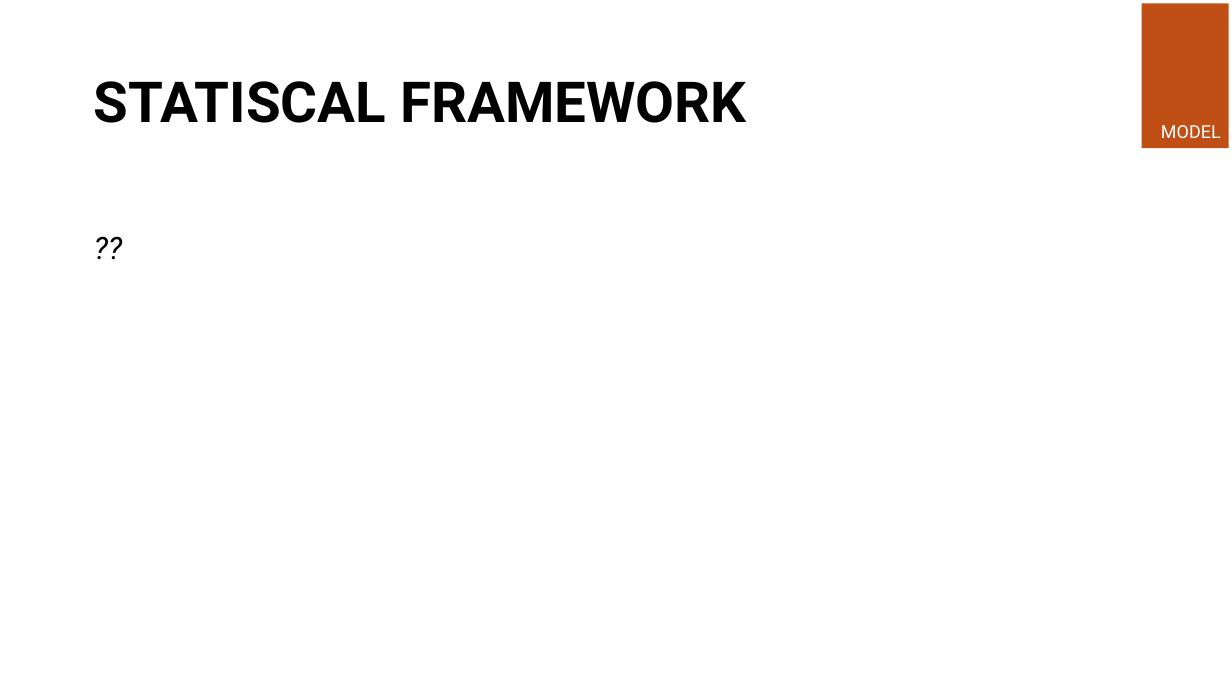
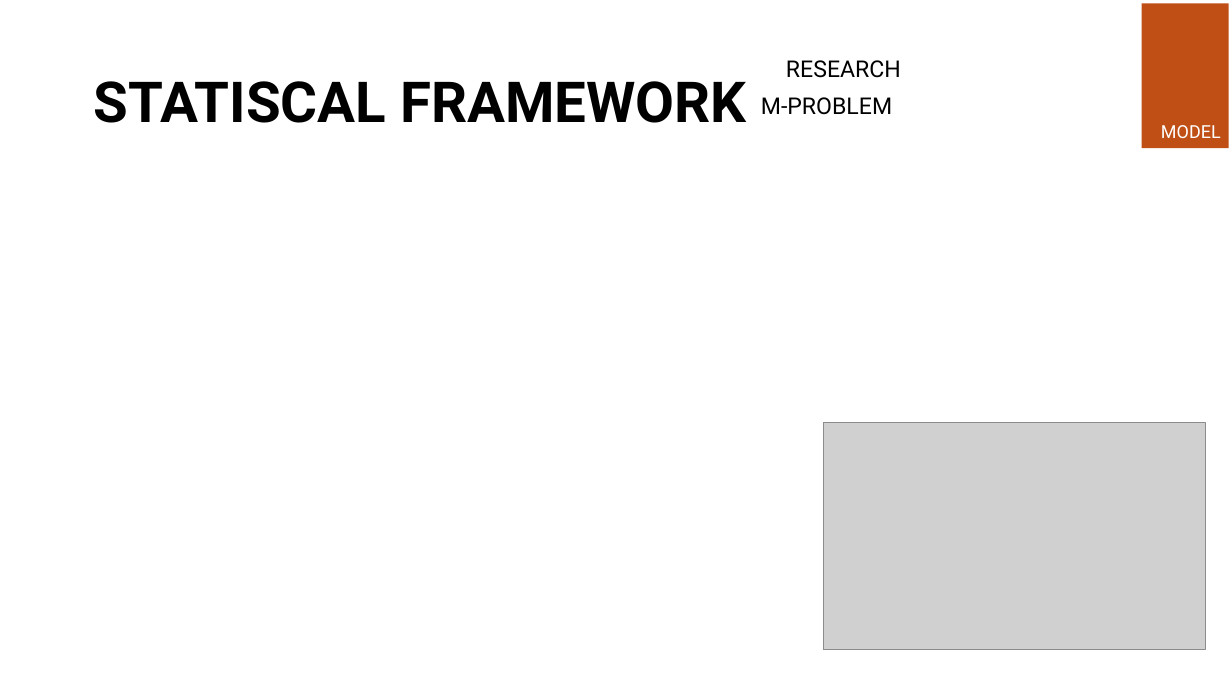
Before and after one commit to ijoshdavis/KSU-STAT-7100_MCSP, a slide deck: slide 4 of deliverables/Week 8 - Presentation.pptx. Drawn at 1232x693 pixels with LibreOffice and Linux fonts; fonts in the diff are those of the drawing; grey boxes stand for pictures. Boxes give left, top, right and bottom in pixels: in the first picture for what was removed or moved away, otherwise in the second. Text is boxed around its words. In the diff, an @@ line names an element or a change of style, - is before the commit and + after.

```diff
--- a/deliverables/Week 8 - Presentation.pptx
+++ b/deliverables/Week 8 - Presentation.pptx
@@ text added at box(786, 60, 901, 78), 18 pt, text #000000 @@
+RESEARCH
@@ text added at box(761, 97, 892, 115), 18 pt, text #000000 @@
+M-PROBLEM
@@ text removed at box(85, 185, 1148, 625) @@
-??
@@ picture added at box(823, 422, 1205, 651) @@
```
Also in this commit, not shown: 9 other slides changed, 19 other files.
